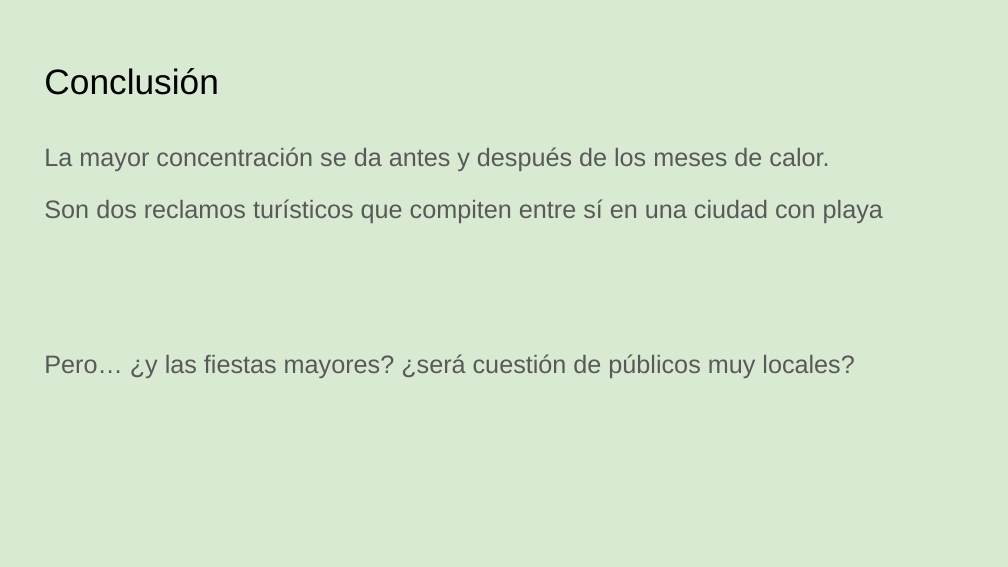
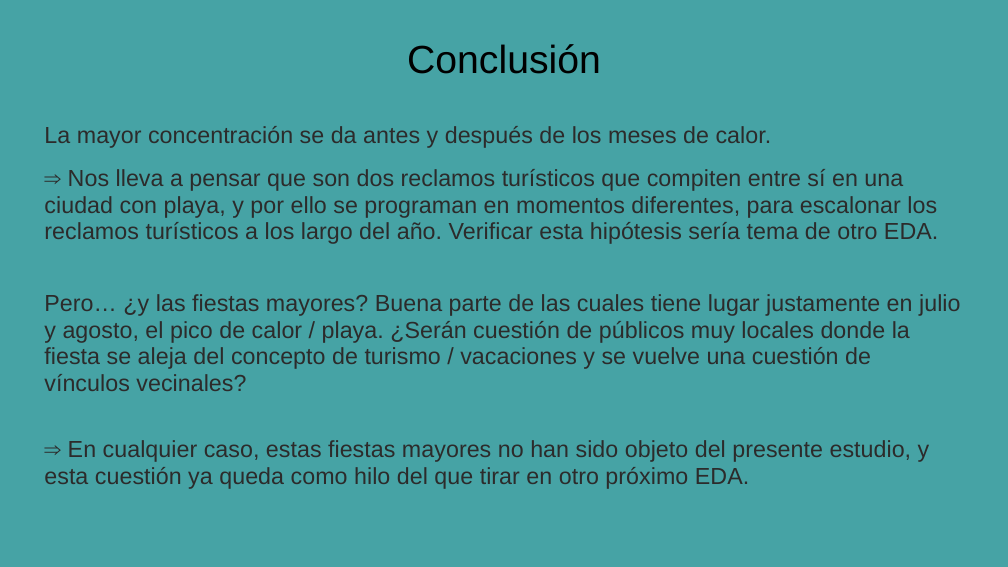
Before and after one commit to marosor/Festivales_Bcn, a slide deck: slide 12 of SRC/Presentacion_Como_cuanto_festivalea_Barcelona.pptx (slide 7 before the commit). Drawn at 1008x567 pixels with LibreOffice and Linux fonts; fonts in the diff are those of the drawing. Boxes give left, top, right and bottom in pixels: in the first picture for what was removed or moved away, otherwise in the second. Text is boxed around its words. In the diff, an @@ line names an element or a change of style, - is before the commit and + after.

```diff
--- a/SRC/Presentacion_Como_cuanto_festivalea_Barcelona.pptx
+++ b/SRC/Presentacion_Como_cuanto_festivalea_Barcelona.pptx
@@ background #D9EAD3 to #46A3A5 @@
@@ title "Conclusión": place and size @@
-title "Conclusión" at box(44, 68, 218, 95)
+title "Conclusión" at box(407, 44, 601, 74)
@@ title "Conclusión" at box(407, 44, 601, 74): size 25.2 to 28 pt; alignment left to centre @@
@@ text "La mayor concentración se da ...": place and size @@
-text "La mayor concentración se da ..." at box(44, 147, 883, 378)
+text "La mayor concentración se da ..." at box(44, 126, 960, 489)
@@ text at box(44, 126, 772, 148): size 18 to 16.6 pt, text colour #595959 to #2C2B2B in "La mayor concentración se da antes y ..."; line spacing 1.15 to 0.95 @@
@@ text at box(44, 169, 960, 489): text changed; size 18 to 16.6 pt; text colour #595959 to #2C2B2B @@
-Son dos reclamos turísticos que compiten entre sí en una ciudad con playa
-Pero… ¿y las fiestas mayores? ¿será cuestión de públicos muy locales?
+⇒ Nos lleva a pensar que son dos reclamos turísticos que compiten entre sí en una ciudad con playa, y por ello se programan en momentos diferentes, para escalonar los reclamos turísticos a los largo del año. Verificar esta hipótesis sería tema de otro EDA.
+Pero… ¿y las fiestas mayores? Buena parte de las cuales tiene lugar justamente en julio y agosto, el pico de calor / playa. ¿Serán cuestión de públicos muy locales donde la fiesta se aleja del concepto de turismo / vacaciones y se vuelve una cuestión de vínculos vecinales?
+⇒ En cualquier caso, estas fiestas mayores no han sido objeto del presente estudio, y esta cuestión ya queda como hilo del que tirar en otro próximo EDA.
```
Also in this commit, not shown: 12 other slides changed, 6 slides added.
